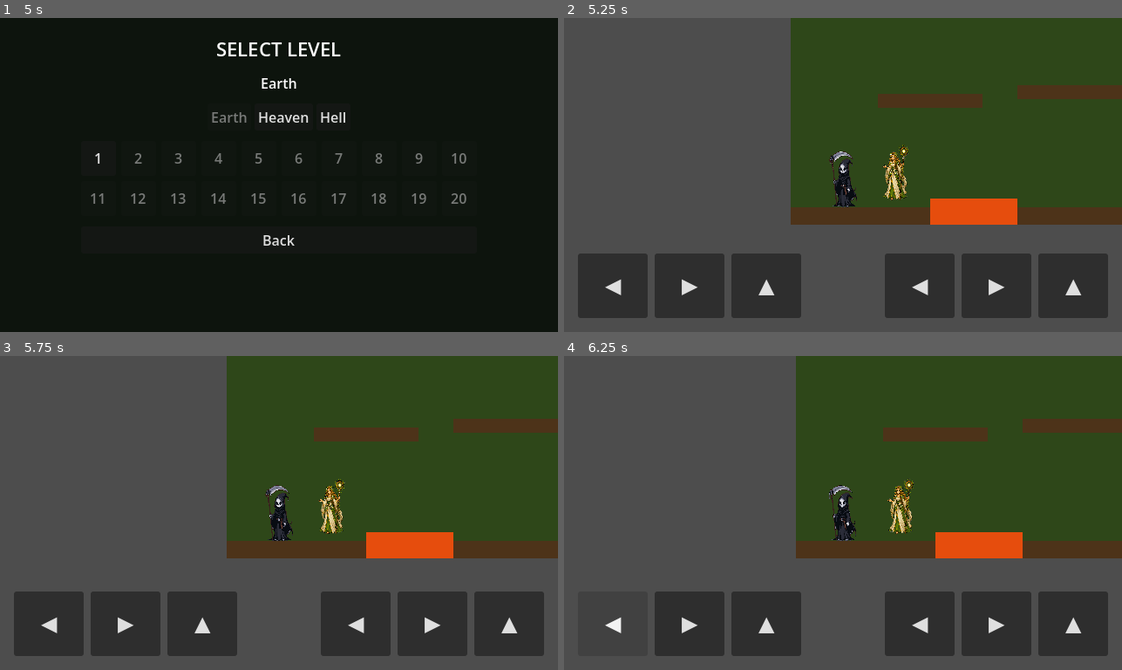
Above: before the commit, frames 1-4 (two rows, left to right).
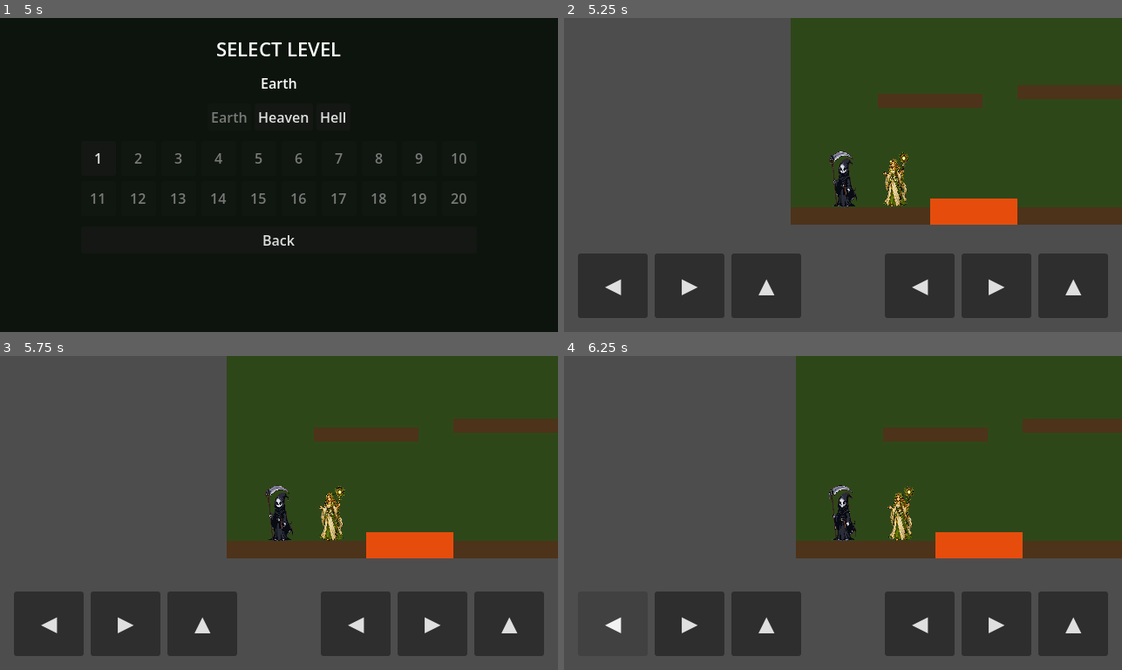
Above: after the commit, the same moments.

Repository: mionsek/life-death
Game: Godot game, scene res://scenes/ui/MainMenu.tscn
Two runs of this game, one before a commit and one after it. Both use one fixed random seed, a clock stepped at 60 frames per second and the inputs below.
Inputs:
- Up to frame 1 (5 s): click "Start Game" at 0.5 s; click "Heaven" at 1.25 s; click "Earth" at 2 s; click "Hell" at 2.75 s; click "Back" at 3.5 s; click "Start Game" at 4.25 s
- Up to frame 2 (5.25 s): click "1" at 5 s
- Up to frame 3 (5.75 s): no input
- Up to frame 4 (6.25 s): click "◀" at 5.75 s

Frame 1 is identical in both runs. In frame 2, 0.6% of the frame differs, in the area x 57-62%, y 40-61%; in frame 3, 0.6%; in frame 4, 0.6%.

Commit message:
fix: replace has_multiplayer_peer() with NetworkManager state check
Godot 4 always has OfflineMultiplayerPeer set by default, so has_multiplayer_peer() always returns true. This caused _setup_multiplayer_authority() to run in single-player and set Guardian authority to 0 (client_peer_id), making is_multiplayer_authority() return false and freezing Guardian.

Diff:
--- a/game/scripts/characters/guardian.gd
+++ b/game/scripts/characters/guardian.gd
@@ -5,15 +5,13 @@
 # Inherits all movement from Player; unique abilities added in branch 005-character-abilities.
 
 func _ready() -> void:
-	# Guardian is controlled only via touch — keyboard belongs to Player 1.
-	# WASD (physical keys) used as fallback for single-device PC testing only.
 	use_keyboard = false
 
 
 # Overrides horizontal movement to add WASD support for single-device PC testing.
 func _apply_horizontal_movement() -> void:
 	var direction := 0.0
-	if not multiplayer.has_multiplayer_peer():
+	if NetworkManager.state != NetworkManager.State.CONNECTED:
 		if Input.is_physical_key_pressed(KEY_A):
 			direction = -1.0
 		elif Input.is_physical_key_pressed(KEY_D):
@@ -26,7 +24,7 @@
 # Requests a jump via W key for single-device PC testing.
 func _apply_jump() -> void:
 	var jump := _jump_requested
-	if not multiplayer.has_multiplayer_peer():
+	if NetworkManager.state != NetworkManager.State.CONNECTED:
 		jump = jump or Input.is_physical_key_pressed(KEY_W)
 	if jump and is_on_floor():
 		velocity.y = jump_velocity
--- a/game/scripts/characters/player.gd
+++ b/game/scripts/characters/player.gd
@@ -17,14 +17,14 @@
 
 
 func _physics_process(delta: float) -> void:
-	if multiplayer.has_multiplayer_peer() and not is_multiplayer_authority():
+	if NetworkManager.state == NetworkManager.State.CONNECTED and not is_multiplayer_authority():
 		return
 	_apply_gravity(delta)
 	_apply_horizontal_movement()
 	_apply_jump()
 	move_and_slide()
 	_jump_requested = false
-	if multiplayer.has_multiplayer_peer():
+	if NetworkManager.state == NetworkManager.State.CONNECTED:
 		_rpc_sync_state.rpc(position, velocity)
 
 
--- a/game/scripts/levels/level_base.gd
+++ b/game/scripts/levels/level_base.gd
@@ -8,7 +8,7 @@
 	$TouchControls.set_player($Player)
 	$TouchControlsP2.set_player($Guardian)
 	_setup_multiplayer_authority()
-	if multiplayer.has_multiplayer_peer():
+	if NetworkManager.state == NetworkManager.State.CONNECTED:
 		NetworkManager.peer_disconnected_in_game.connect(_on_peer_disconnected)
 
 
@@ -40,7 +40,7 @@
 
 # Assigns physics authority so each device controls its own character.
 func _setup_multiplayer_authority() -> void:
-	if not multiplayer.has_multiplayer_peer():
+	if NetworkManager.state != NetworkManager.State.CONNECTED:
 		return
 	$Player.set_multiplayer_authority(1)
 	var guardian_authority: int
--- a/game/scripts/systems/death_manager.gd
+++ b/game/scripts/systems/death_manager.gd
@@ -7,7 +7,7 @@
 # Triggers the death sequence: broadcasts via RPC in multiplayer, runs locally in single-player.
 # Ignores repeated calls if the game is already paused.
 func trigger_death() -> void:
-	if multiplayer.has_multiplayer_peer():
+	if NetworkManager.state == NetworkManager.State.CONNECTED:
 		_broadcast_death.rpc()
 	else:
 		_execute_death()
--- a/game/scripts/ui/death_screen.gd
+++ b/game/scripts/ui/death_screen.gd
@@ -16,7 +16,7 @@
 
 # Reloads the current level from the beginning (synced across peers in multiplayer).
 func _on_try_again() -> void:
-	if multiplayer.has_multiplayer_peer():
+	if NetworkManager.state == NetworkManager.State.CONNECTED:
 		_sync_try_again.rpc()
 	else:
 		get_tree().paused = false
@@ -31,7 +31,7 @@
 
 # Returns to the main menu (synced across peers in multiplayer).
 func _on_main_menu() -> void:
-	if multiplayer.has_multiplayer_peer():
+	if NetworkManager.state == NetworkManager.State.CONNECTED:
 		_sync_main_menu.rpc()
 	else:
 		_do_main_menu()
